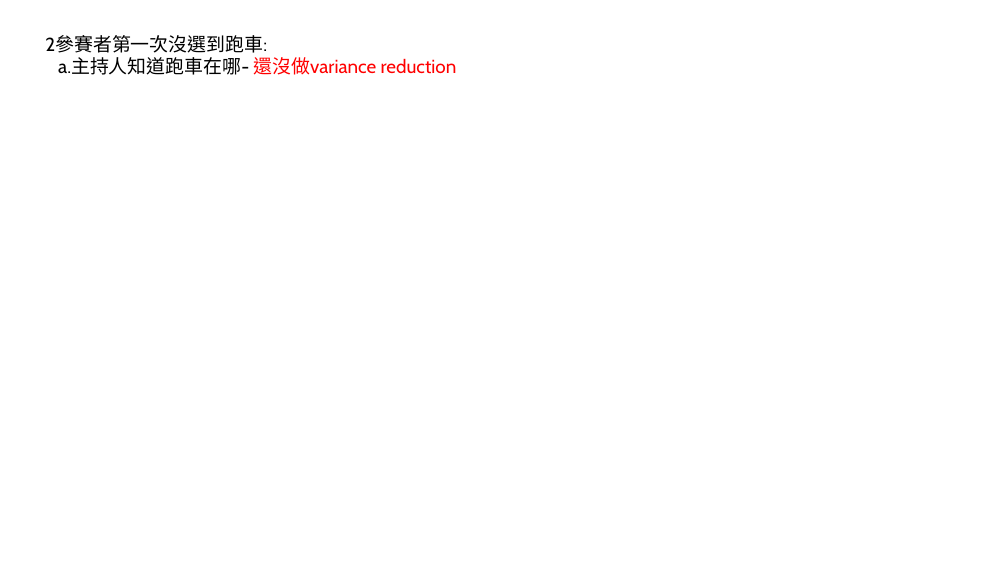
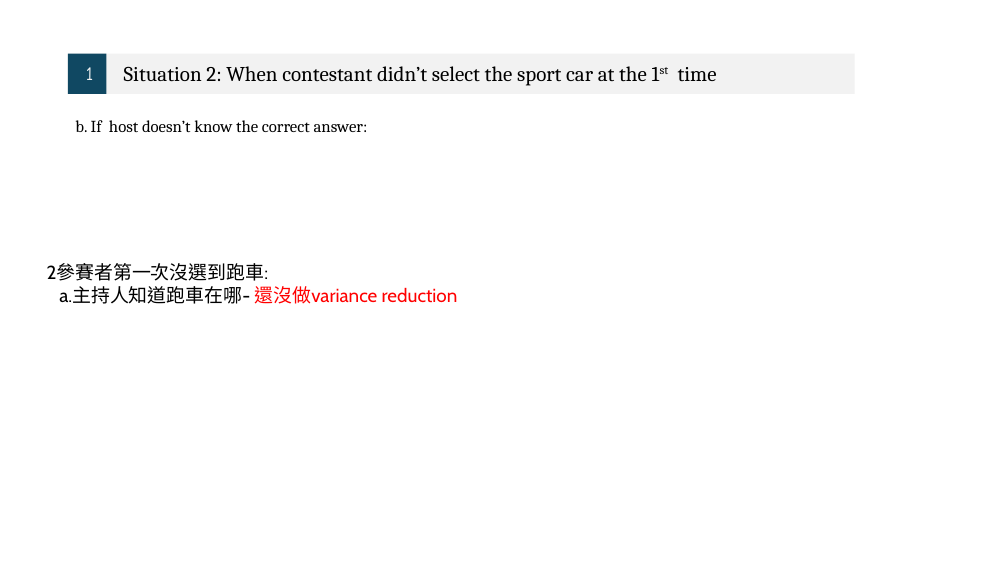
Before and after one commit to Sheena0210/monty-hall-simulation, a slide deck: slide 11 of 統計計算.pptx (slide 12 before the commit). Drawn at 1008x567 pixels with LibreOffice and Linux fonts; fonts in the diff are those of the drawing. Boxes give left, top, right and bottom in pixels: in the first picture for what was removed or moved away, otherwise in the second. Text is boxed around its words. In the diff, an @@ line names an element or a change of style, - is before the commit and + after.

```diff
--- a/統計計算.pptx
+++ b/統計計算.pptx
@@ group added at (68, 54, 855, 94): 2 rectangles, 2 texts @@
+1
+Situation 2: When contestant didn’t select the sport car at the 1st time
@@ text added at (75, 120, 368, 132), 16 pt, text #000000 @@
+b. If host doesn’t know the correct answer:
@@ text "2參賽者第一次沒選到跑車:": place and size @@
-text "2參賽者第一次沒選到跑車:" at (45, 35, 457, 75)
+text "2參賽者第一次沒選到跑車:" at (47, 263, 458, 304)
```
Also in this commit, not shown: 2 other slides changed, 5 slides added, 9 slides removed.
